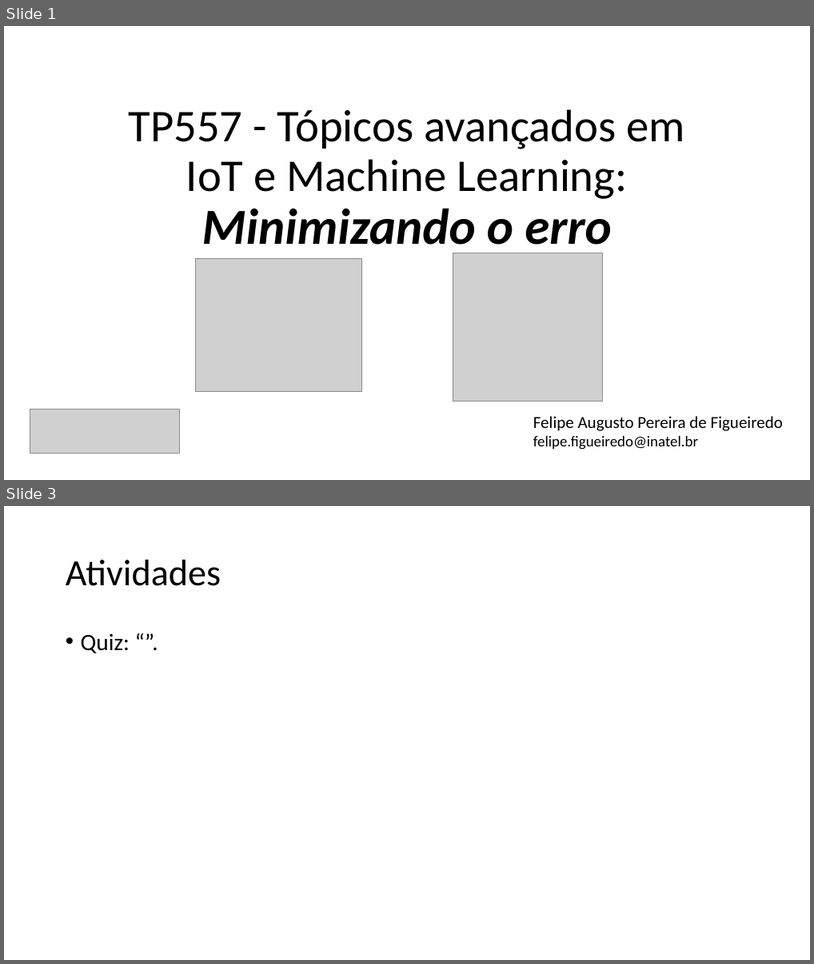
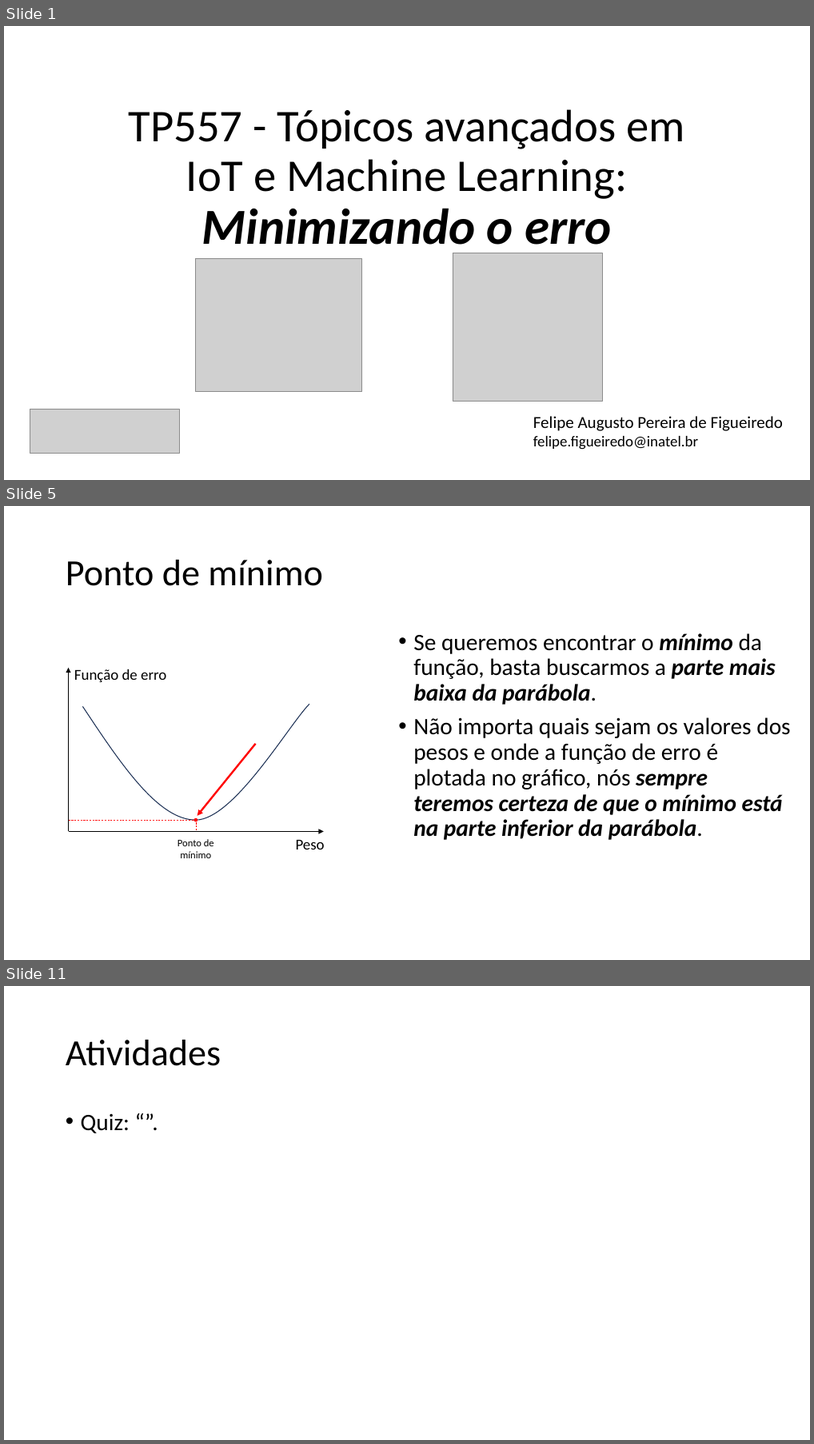
Before and after one commit to zz4fap/tp557-iot-ml, a slide deck: slides/TP557_6_Minimizando_o_erro.pptx. Shown one above the other, each under a label of ours: slides 1 and 3 before the commit, slides 1, 5 and 11 after it; the slides between them are not shown. The pictures are 814x964 and 814x1444 pixels, drawn with LibreOffice and Linux fonts; fonts in the diff are those of the drawing; grey boxes stand for pictures. Boxes give left, top, right and bottom in pixels: in the first picture for what was removed or moved away, otherwise in the second. Text is boxed around its words. In the diff, an @@ line names an element or a change of style, - is before the commit and + after.

```diff
--- a/slides/TP557_6_Minimizando_o_erro.pptx
+++ b/slides/TP557_6_Minimizando_o_erro.pptx
@@ slide 5 added at (4, 506, 810, 960), background #FFFFFF @@
@@ title added at (66, 560, 323, 586), 44 pt, text #000000 @@
+Ponto de mínimo
@@ text added at (414, 633, 790, 840), 28 pt, text #000000 @@
+• Se queremos encontrar o mínimo da função, basta buscarmos a parte mais baixa da parábola.
+• Não importa quais sejam os valores dos pesos e onde a função de erro é plotada no gráfico, nós sempre teremos certeza de que o mínimo está na parte inferior da parábola.
@@ freeform shape added at (82, 704, 310, 820), outline #1E3256 1 pt @@
@@ arrow added from (256, 744) to (198, 816), #FF0000 2.25 pt @@
@@ group added at (69, 668, 325, 858): 3 texts, 2 arrows, 2 lines, 1 ellipse @@
+Função de erro
+Peso
+Ponto de mínimo
@@ what was slide 3 is now slide 11 @@
```
Also in this commit, not shown: 1 slide changed, 7 other slides added, 2 other files.
